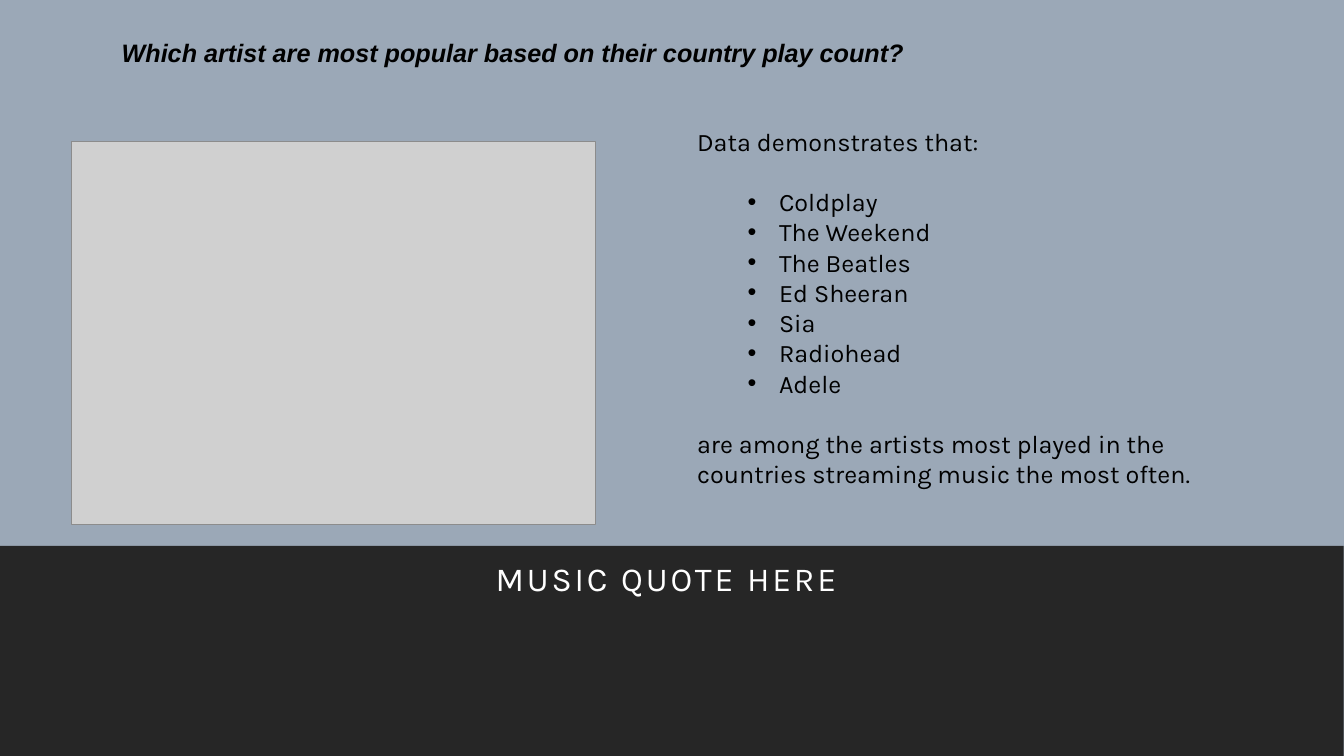
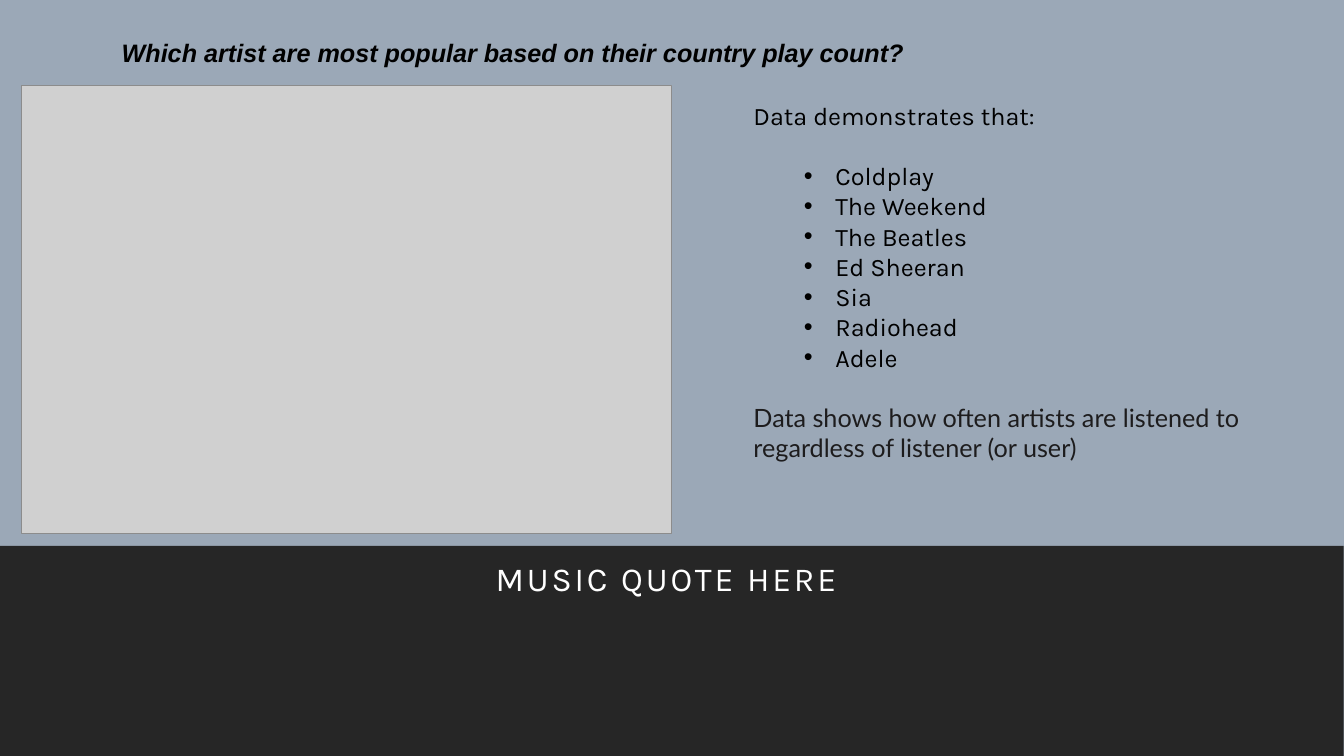
Before and after one commit to kidik425/07-Project_1, a slide deck: slide 5 of Team Organization Docs/The Eff {Strings} Project 1 Demo.pptx (slide 4 before the commit). Drawn at 1344x756 pixels with LibreOffice and Linux fonts; fonts in the diff are those of the drawing; grey boxes stand for pictures. Boxes give left, top, right and bottom in pixels: in the first picture for what was removed or moved away, otherwise in the second. Text is boxed around its words. In the diff, an @@ line names an element or a change of style, - is before the commit and + after.

```diff
--- a/Team Organization Docs/The Eff {Strings} Project 1 Demo.pptx
+++ b/Team Organization Docs/The Eff {Strings} Project 1 Demo.pptx
@@ picture: place and size @@
-picture at (72, 142, 596, 525)
+picture at (21, 85, 671, 533)
@@ text "Data demonstrates that:": place and size @@
-text "Data demonstrates that:" at (697, 134, 1190, 489)
+text "Data demonstrates that:" at (753, 108, 1239, 462)
@@ text at (753, 408, 1239, 462): text changed; font Karla to Lato; text colour #000000 to #1D1C1D @@
-are among the artists most played in the countries streaming music the most often.
+Data shows how often artists are listened to regardless of listener (or user)
```
Also in this commit, not shown: 7 other slides changed, 1 slide added, 6 other files.
